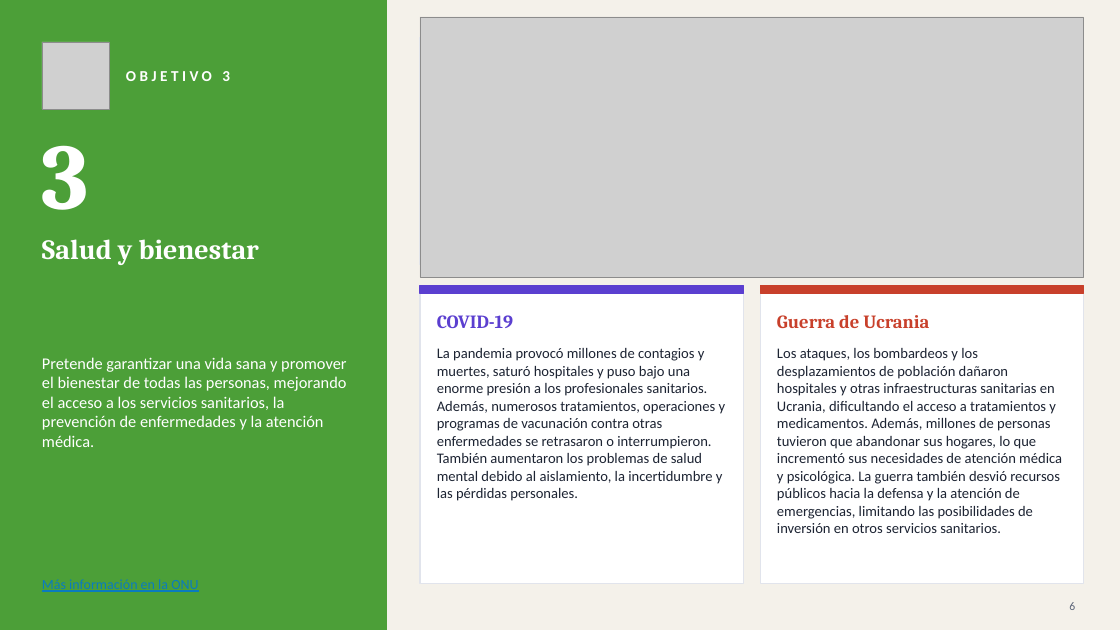
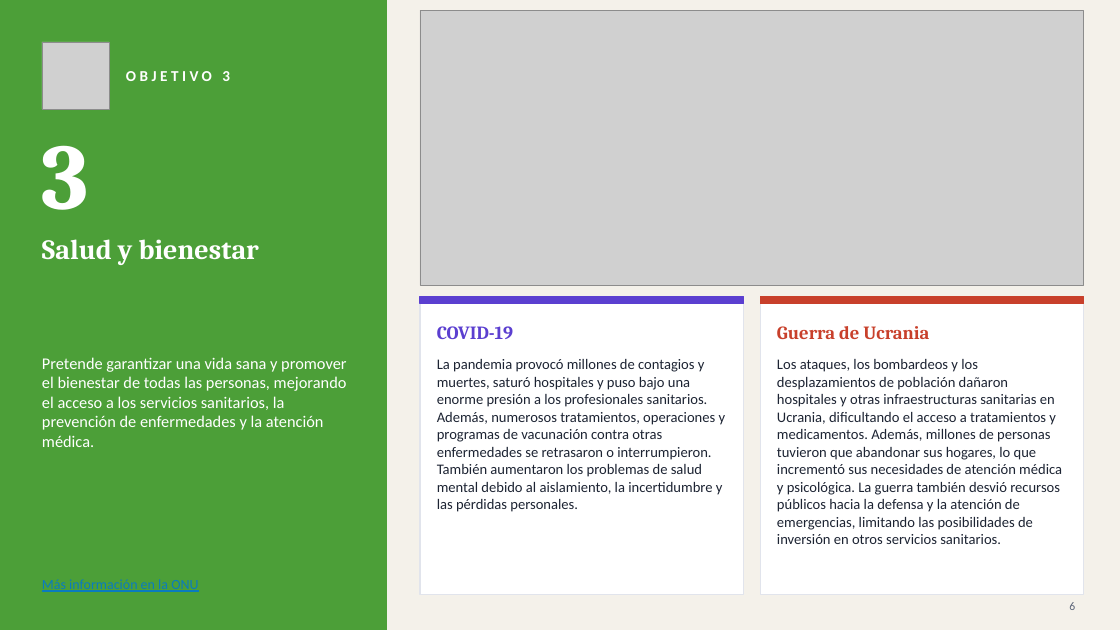
Before and after one commit to jsantos48/Apuntes-ASIR, a slide deck: slide 6 of 2ASIR/sostenibilidad/practica/Tarea1_ODS_presentacion.pptx. Drawn at 1120x630 pixels with LibreOffice and Linux fonts; fonts in the diff are those of the drawing; grey boxes stand for pictures. Boxes give left, top, right and bottom in pixels: in the first picture for what was removed or moved away, otherwise in the second. Text is boxed around its words. In the diff, an @@ line names an element or a change of style, - is before the commit and + after.

```diff
--- a/2ASIR/sostenibilidad/practica/Tarea1_ODS_presentacion.pptx
+++ b/2ASIR/sostenibilidad/practica/Tarea1_ODS_presentacion.pptx
@@ picture: place and size @@
-picture at (420, 17, 1084, 277)
+picture at (420, 10, 1084, 286)
@@ 4 texts, 4 rectangles: place and size @@
-4 texts, 4 rectangles at (420, 286, 1084, 584)
+4 texts, 4 rectangles at (420, 297, 1084, 595)
```
Also in this commit, not shown: 4 other slides changed, 1 other file.
